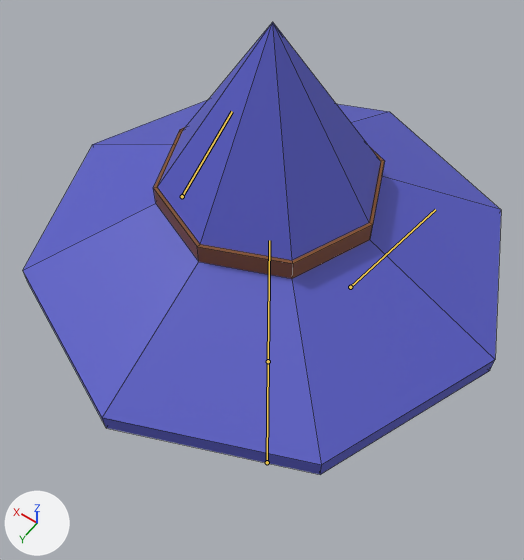
The Blender file enemy_cat/enemy_cat2.blend: old version first, new version second.
Camera for both pictures: a 50 mm camera at (-1.71, 2.48, 8.3) aimed at (-0.03, 0.14, 4.62). The axes (+X, +Y, +Z) are drawn at lower left. The lights are the same throughout. The bones that bend it are drawn over the model as lines. Mesh edges are drawn as thin lines.

Objects in the first picture: 'enemy_hat'.
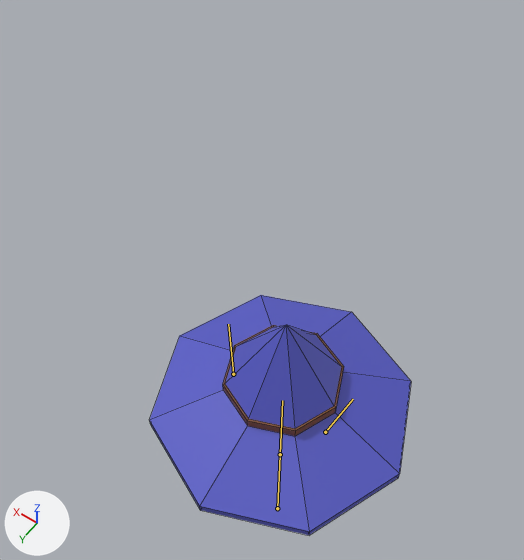
The newer file adds an action. The first version stands in its rest pose; the second is drawn at frame 31 of the action 'Damage'.

Edits to the bpy script that builds the scene:
```text
Change bone_body:
    where bone_body = bpy.data.objects['Armature'].pose.bones['body']
    bone_body.location: (0.0, 0.595, 0.0) -> (-0.078, 0.072, 0.0)
    bone_body.scale: (1.0, 1.0, 1.0) -> (0.72, 0.72, 0.72)
```

What differs and where, as boxes [x1, y1, x2, y2] in the pictures (524 x 560 px):
'enemy_hat', posed (45% narrower, 47% shorter)
    before: [23, 22, 501, 475]
    after: [149, 295, 411, 535]
bone 'body', root to tip
    before: (267, 462) to (268, 361)
    after: (277, 508) to (280, 454)
